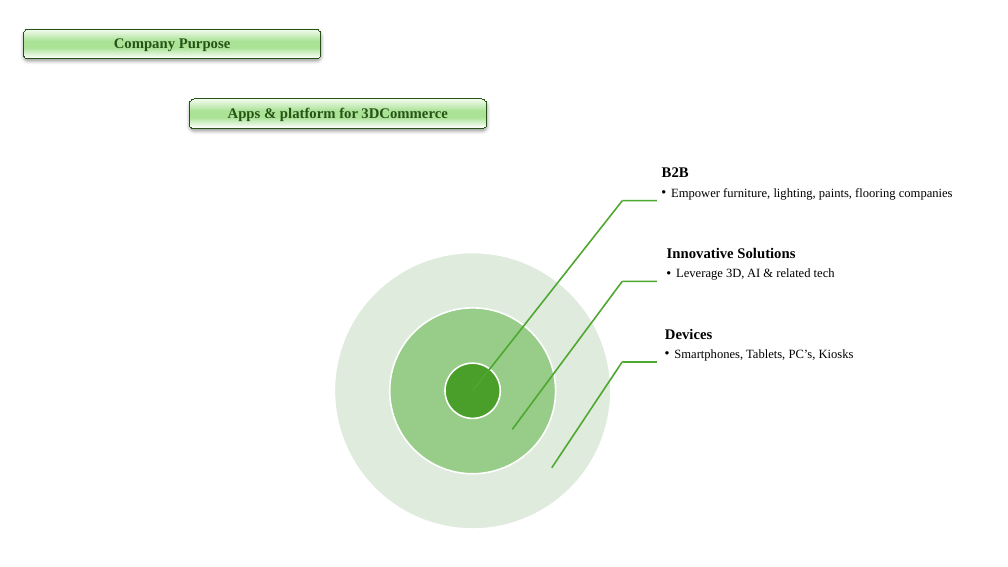
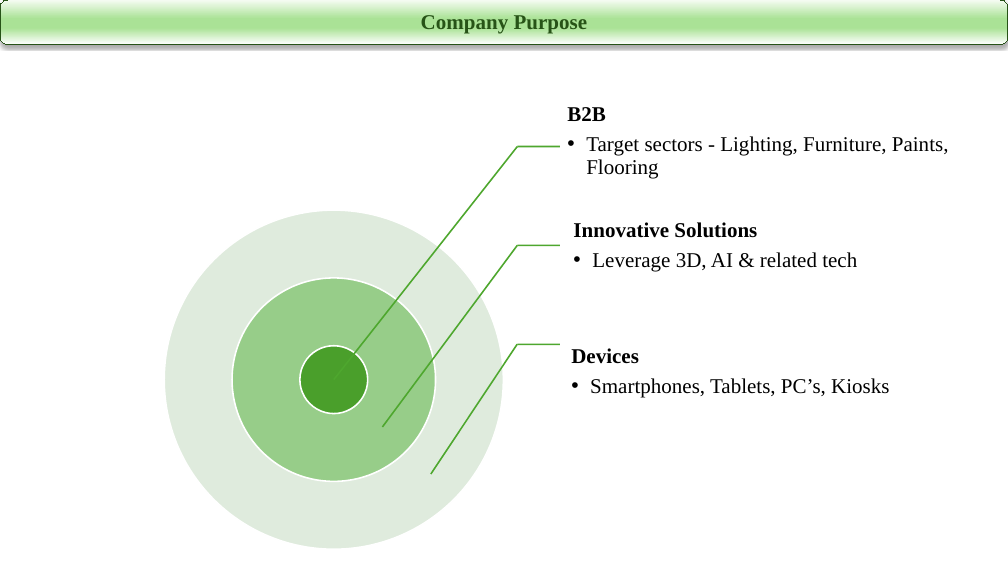
Before and after one commit to rktumuluri63/VC_RK_Investment, a slide deck: slide 2 of Agenda/Girish_Rishi_VisCommerce.pptx. Drawn at 1008x567 pixels with LibreOffice and Linux fonts; fonts in the diff are those of the drawing. Boxes give left, top, right and bottom in pixels: in the first picture for what was removed or moved away, otherwise in the second. Text is boxed around its words. In the diff, an @@ line names an element or a change of style, - is before the commit and + after.

```diff
--- a/Agenda/Girish_Rishi_VisCommerce.pptx
+++ b/Agenda/Girish_Rishi_VisCommerce.pptx
@@ rounded rectangle "Company Purpose": place and size @@
-rounded rectangle "Company Purpose" at box(23, 29, 321, 59)
+rounded rectangle "Company Purpose" at box(0, 0, 1008, 45)
@@ rounded rectangle "Company Purpose" at box(0, 0, 1008, 45): size 14 to 20 pt @@
@@ rounded rectangle removed at box(189, 99, 487, 129) @@
-Apps & platform for 3DCommerce
@@ text "B2B": place and size @@
-text "B2B" at box(662, 167, 953, 200)
+text "B2B" at box(567, 107, 949, 179)
@@ text at box(567, 107, 606, 121): size 14 to 20 pt in "B2B"; more space between paragraphs @@
@@ line added from (517, 147) to (334, 380), #4EA72E 1.5 pt @@
@@ line moved from (622, 200) - (657, 200) to (518, 147) - (560, 147) @@
@@ text at box(586, 136, 949, 179): text changed; size 12 to 20 pt @@
-  • Empower furniture, lighting, paints, flooring companies
+  • Target sectors - Lighting, Furniture, Paints, Flooring
@@ ellipse: place and size @@
-ellipse at box(334, 253, 611, 529)
+ellipse at box(164, 210, 504, 550)
@@ text "Innovative Solutions": place and size @@
-text "Innovative Solutions" at box(667, 247, 835, 280)
+text "Innovative Solutions" at box(573, 222, 857, 272)
@@ text "Innovative Solutions" at box(573, 222, 857, 272): size 14 to 20 pt in "Innovative Solutions"; size 12 to 20 pt in "Leverage 3D, AI & related tech"; more space between paragraphs; indent changed @@
@@ line moved from (622, 201) - (473, 391) to (517, 246) - (383, 427) @@
@@ line moved from (622, 281) - (657, 281) to (518, 246) - (560, 246) @@
@@ ellipse: place and size @@
-ellipse at box(389, 308, 555, 473)
+ellipse at box(232, 278, 436, 482)
@@ line removed from (622, 281) to (513, 430) @@
@@ ellipse: place and size @@
-ellipse at box(445, 363, 501, 418)
+ellipse at box(300, 346, 368, 414)
@@ line moved from (622, 362) - (552, 468) to (517, 344) - (431, 474) @@
@@ line moved from (622, 362) - (657, 362) to (518, 344) - (560, 344) @@
@@ text "Devices": place and size @@
-text "Devices" at box(665, 329, 854, 361)
+text "Devices" at box(571, 348, 889, 398)
@@ text "Devices" at box(571, 348, 889, 398): size 14 to 20 pt in "Devices"; size 12 to 20 pt in "Smartphones, Tablets, PC’s, Kiosks"; more space between paragraphs; indent changed @@
```
Also in this commit, not shown: 7 other slides changed, 6 slides added, 5 slides removed.
